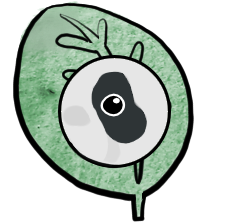
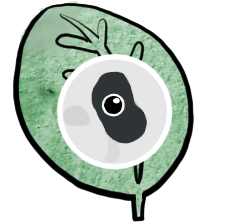
Revision of a layered (230, 223) image; what changed, layer by layer:
added layer "glow2" above "Layer 2(pasted)" over left=57, top=54, right=173, bottom=170
painted on "Layer 2(pasted)" over left=57, top=54, right=159, bottom=153
